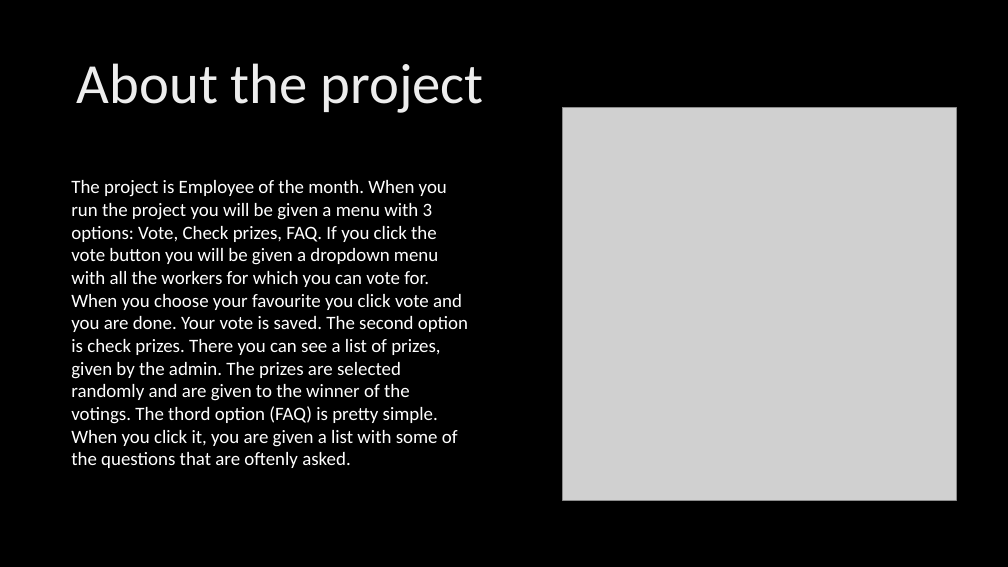
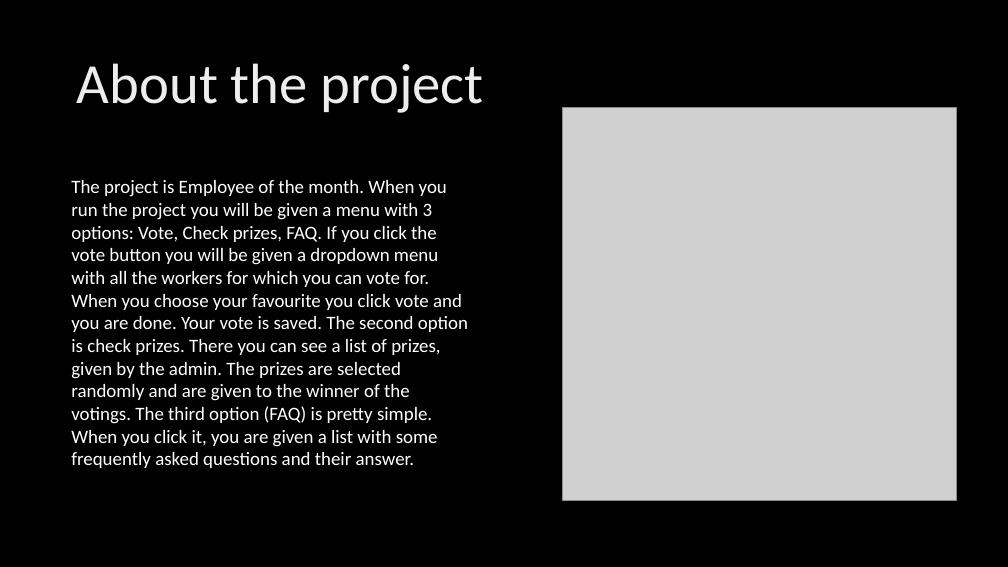
Before and after one commit to IMYanev18/Musala-Soft-Project, a slide deck: slide 3 of Docs/Presentation.pptx (slide 4 before the commit). Drawn at 1008x567 pixels with LibreOffice and Linux fonts; fonts in the diff are those of the drawing; grey boxes stand for pictures; background and template pictures are left out. Boxes give left, top, right and bottom in pixels: in the first picture for what was removed or moved away, otherwise in the second. Text is boxed around its words. In the diff, an @@ line names an element or a change of style, - is before the commit and + after.

```diff
--- a/Docs/Presentation.pptx
+++ b/Docs/Presentation.pptx
@@ text at (x1=71, y1=180, x2=468, y2=468): text changed @@
-The project is Employee of the month. When you run the project you will be given a menu with 3 options: Vote, Check prizes, FAQ. If you click the vote button you will be given a dropdown menu with all the workers for which you can vote for. When you choose your favourite you click vote and you are done. Your vote is saved. The second option is check prizes. There you can see a list of prizes, given by the admin. The prizes are selected randomly and are given to the winner of the votings. The thord option (FAQ) is pretty simple. When you click it, you are given a list with some of the questions that are oftenly asked.
+The project is Employee of the month. When you run the project you will be given a menu with 3 options: Vote, Check prizes, FAQ. If you click the vote button you will be given a dropdown menu with all the workers for which you can vote for. When you choose your favourite you click vote and you are done. Your vote is saved. The second option is check prizes. There you can see a list of prizes, given by the admin. The prizes are selected randomly and are given to the winner of the votings. The third option (FAQ) is pretty simple. When you click it, you are given a list with some frequently asked questions and their answer.
```
Also in this commit, not shown: 1 slide removed.
